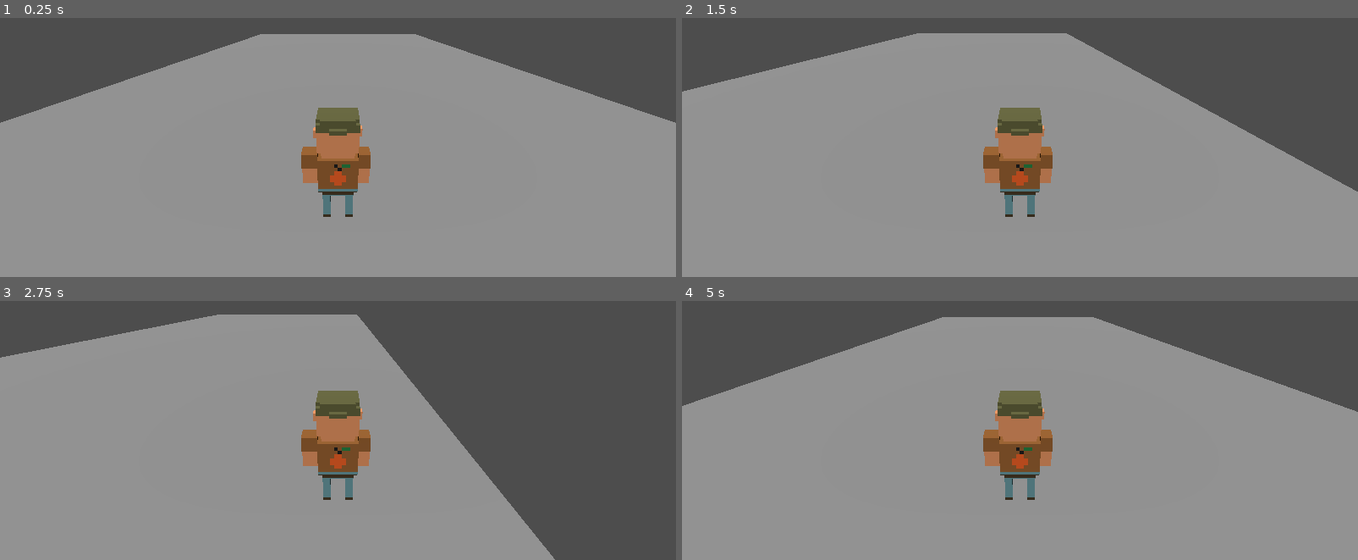
Above: before the commit, frames 1-4 (two rows, left to right).
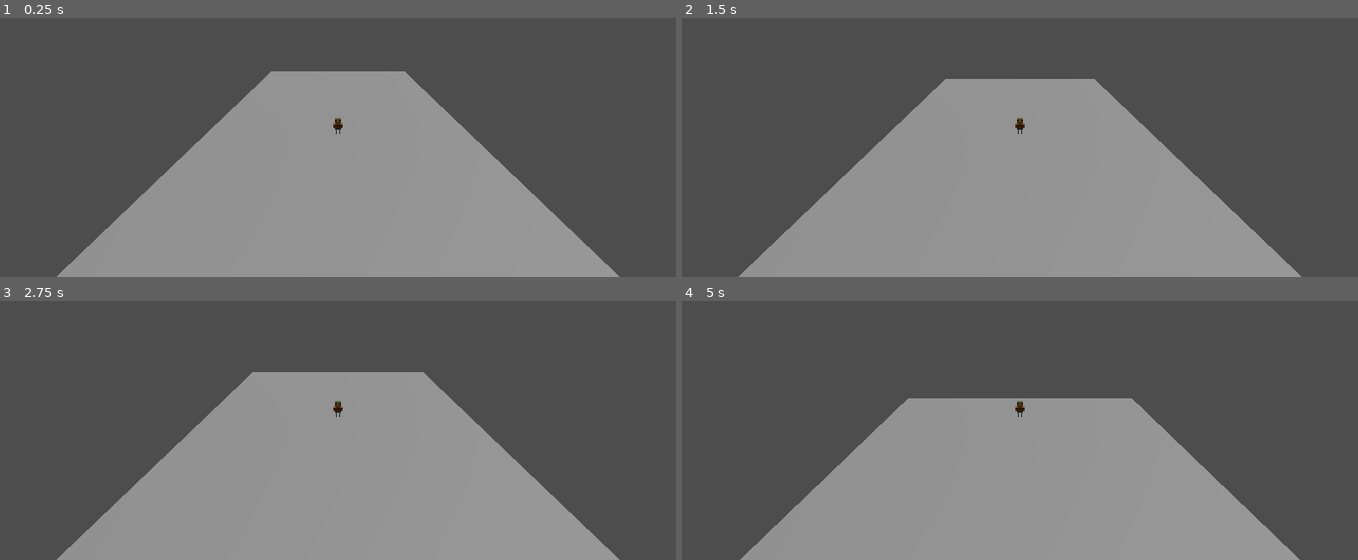
Above: after the commit, the same moments.

Repository: g-h-o-s-t-studio/across-the-roads
Game: Godot game, scene res://Levels/Main.tscn
The game is run twice, just before and just after one commit, with the same random seed, the same clock (stepped at 60 frames per second) and the same inputs. Before the commit the project starts from res://main.tscn.
Inputs:
- Up to frame 1 (0.25 s): no input
- Up to frame 2 (1.5 s): tap Enter (ui_accept) at 0.5, 0.6, 0.77, 1.07, 1.35 s; hold Right (ui_right) 0.53-1.28 s; hold Down (ui_down) from 1.28 s (still down)
- Up to frame 3 (2.75 s): tap Enter (ui_accept) at 1.52, 1.82, 2.1 s; release Down (ui_down) at 2.03 s; hold Right (ui_right) from 2.03 s (still down)
- Up to frame 4 (5 s): release Right (ui_right) at 2.78 s; hold Up (ui_up) 2.78-3.53 s; tap Enter (ui_accept) at 2.85, 3.02, 3.32, 3.6, 3.77, 4.07, 4.35, 4.52, 4.82 s; hold Left (ui_left) from 3.53 s (still down)

The runs differ from the first frame. In frame 1, 42% of the frame differs, in the area x 0-100%, y 6-100%; in frame 2, 40%; in frame 3, 34%; in frame 4, 46%.

Commit message:
Add base obstacle spawn

Diff:
--- a/main.tscn
+++ b/Levels/Main.tscn
@@ -1,16 +1,18 @@
 [gd_scene load_steps=5 format=3 uid="uid://cec7tspm3fdrq"]
 
-[ext_resource type="PackedScene" uid="uid://dh1bb3th24xv" path="res://Player.tscn" id="1_fqh7r"]
+[ext_resource type="PackedScene" uid="uid://dh1bb3th24xv" path="res://Levels/Player.tscn" id="1_nf7dx"]
 
 [sub_resource type="BoxShape3D" id="BoxShape3D_s6j48"]
-size = Vector3(30, 0, 60)
+size = Vector3(60, 0, 30)
 
 [sub_resource type="PlaneMesh" id="PlaneMesh_xf748"]
-size = Vector2(20, 60)
+size = Vector2(60, 30)
 
 [sub_resource type="Environment" id="Environment_rdvni"]
 
 [node name="Main" type="Node"]
+
+[node name="ObstaclesZone" type="Node3D" parent="."]
 
 [node name="Ground" type="StaticBody3D" parent="."]
 
@@ -20,7 +22,8 @@
 [node name="MeshInstance3D" type="MeshInstance3D" parent="Ground"]
 mesh = SubResource("PlaneMesh_xf748")
 
-[node name="CharacterBody3D" parent="." instance=ExtResource("1_fqh7r")]
+[node name="CharacterBody3D" parent="." instance=ExtResource("1_nf7dx")]
+transform = Transform3D(-4.37114e-08, 0, -1, 0, 1, 0, 1, 0, -4.37114e-08, 0, 0, 0)
 
 [node name="DirectionalLight3D" type="DirectionalLight3D" parent="."]
 transform = Transform3D(1, 0, 0, 0, 0.411546, 0.911389, 0, -0.911389, 0.411546, 0, 7.92292, 26.4063)
--- /dev/null
+++ b/Levels/Obstacles/Rectangle1.tscn
@@ -0,0 +1,18 @@
+[gd_scene load_steps=3 format=3 uid="uid://b2tmbr2nfwyby"]
+
+[sub_resource type="BoxShape3D" id="BoxShape3D_p45tw"]
+size = Vector3(1, 1, 10)
+
+[sub_resource type="BoxMesh" id="BoxMesh_4dxuv"]
+size = Vector3(1, 1, 10)
+
+[node name="Rectangle1" type="StaticBody3D"]
+
+[node name="CollisionShape3D" type="CollisionShape3D" parent="."]
+transform = Transform3D(1, 0, 0, 0, 1, 0, 0, 0, 1, 0, 0.5, 0)
+shape = SubResource("BoxShape3D_p45tw")
+
+[node name="MeshInstance3D" type="MeshInstance3D" parent="."]
+transform = Transform3D(1, 0, 0, 0, 1, 0, 0, 0, 1, 0, 0.5, 0)
+mesh = SubResource("BoxMesh_4dxuv")
+skeleton = NodePath("")
--- /dev/null
+++ b/Levels/Obstacles/Square1.tscn
@@ -0,0 +1,15 @@
+[gd_scene load_steps=3 format=3 uid="uid://b85pbgrla1g8w"]
+
+[sub_resource type="BoxShape3D" id="BoxShape3D_477g2"]
+
+[sub_resource type="BoxMesh" id="BoxMesh_0cfe6"]
+
+[node name="Square1" type="StaticBody3D"]
+
+[node name="CollisionShape3D" type="CollisionShape3D" parent="."]
+transform = Transform3D(1, 0, 0, 0, 1, 0, 0, 0, 1, 0, 0.5, 0)
+shape = SubResource("BoxShape3D_477g2")
+
+[node name="MeshInstance3D" type="MeshInstance3D" parent="."]
+transform = Transform3D(1, 0, 0, 0, 1, 0, 0, 0, 1, 0, 0.5, 0)
+mesh = SubResource("BoxMesh_0cfe6")
--- a/player.tscn
+++ b/Levels/Player.tscn
@@ -1,7 +1,7 @@
 [gd_scene load_steps=4 format=3 uid="uid://dh1bb3th24xv"]
 
-[ext_resource type="Script" path="res://Player.gd" id="1_4rpfs"]
-[ext_resource type="PackedScene" uid="uid://ddybcft6ywi5w" path="res://charater_1.glb" id="2_77ssk"]
+[ext_resource type="Script" path="res://Scripts/Player.gd" id="1_4rpfs"]
+[ext_resource type="PackedScene" uid="uid://ddybcft6ywi5w" path="res://Models/Characters/charater_1.glb" id="2_4wb72"]
 
 [sub_resource type="CapsuleShape3D" id="CapsuleShape3D_ytx2b"]
 
@@ -14,10 +14,8 @@
 
 [node name="Pivot" type="Node3D" parent="."]
 
-[node name="charater_1" parent="Pivot" instance=ExtResource("2_77ssk")]
+[node name="charater_1" parent="Pivot" instance=ExtResource("2_4wb72")]
 transform = Transform3D(-0.6, 0, -5.24537e-08, 0, 0.6, 0, 5.24537e-08, 0, -0.6, 0, 0, 0)
 
-[node name="SpringArm3D" type="SpringArm3D" parent="."]
-
 [node name="Camera3D" type="Camera3D" parent="."]
-transform = Transform3D(1, 0, 0, 0, 0.952661, 0.304033, 0, -0.304033, 0.952661, 0, 3.24008, 3.28559)
+transform = Transform3D(1, 0, 0, 0, 0.952662, 0.304033, 0, -0.304033, 0.952662, 0, 13.6313, 25.3516)
--- /dev/null
+++ b/Levels/Shared/Piece.tscn
@@ -0,0 +1,22 @@
+[gd_scene load_steps=5 format=3 uid="uid://c6vwsgk1hliex"]
+
+[ext_resource type="Script" path="res://Scripts/Piece.gd" id="1_nx7ui"]
+
+[sub_resource type="StandardMaterial3D" id="StandardMaterial3D_ehb72"]
+
+[sub_resource type="PlaneMesh" id="PlaneMesh_77md0"]
+material = SubResource("StandardMaterial3D_ehb72")
+size = Vector2(20, 20)
+
+[sub_resource type="BoxShape3D" id="BoxShape3D_w1t44"]
+size = Vector3(20, 0, 20)
+
+[node name="Piece" type="StaticBody3D"]
+script = ExtResource("1_nx7ui")
+
+[node name="MeshInstance3D" type="MeshInstance3D" parent="."]
+mesh = SubResource("PlaneMesh_77md0")
+skeleton = NodePath("")
+
+[node name="CollisionShape3D" type="CollisionShape3D" parent="."]
+shape = SubResource("BoxShape3D_w1t44")
--- a/Player.gd
+++ /dev/null
@@ -1,26 +0,0 @@
-extends CharacterBody3D
-
-
-const SPEED = 5.0
-const JUMP_VELOCITY = 4.5
-
-var gravity = ProjectSettings.get_setting("physics/3d/default_gravity")
-
-
-func _physics_process(delta):
-	if not is_on_floor():
-		velocity.y -= gravity * delta
-
-	if Input.is_action_just_pressed("ui_accept") and is_on_floor():
-		velocity.y = JUMP_VELOCITY
-
-	var input_dir = Input.get_vector("ui_left", "ui_right", "ui_up", "ui_down")
-	var direction = (transform.basis * Vector3(input_dir.x, 0, input_dir.y)).normalized()
-	if direction:
-		velocity.x = direction.x * SPEED
-		velocity.z = direction.z * SPEED
-	else:
-		velocity.x = move_toward(velocity.x, 0, SPEED)
-		velocity.z = move_toward(velocity.z, 0, SPEED)
-
-	move_and_slide()
--- /dev/null
+++ b/Scripts/ObstaclesGeneration.gd
@@ -0,0 +1,11 @@
+extends StaticBody3D
+
+
+# Called when the node enters the scene tree for the first time.
+func _ready():
+	pass # Replace with function body.
+
+
+# Called every frame. 'delta' is the elapsed time since the previous frame.
+func _process(delta):
+	pass
--- /dev/null
+++ b/Scripts/Piece.gd
@@ -0,0 +1,41 @@
+extends StaticBody3D
+
+const OBSTACLES = [
+	preload("res://Levels/Obstacles/Square1.tscn"),
+	preload("res://Levels/Obstacles/Rectangle1.tscn")
+]
+const SPAWN_DISTANCE = 20
+const OBSTACLE_SPEED = 5
+
+#func _ready():
+	#var right = Node.new()
+	#var left = Node.new()
+	#right.name = "RightToLeftObs"
+	#left.name = "LeftToRightObs"
+	#add_child(right)
+	#add_child(left)
+
+func spawn_obstacles():
+	for obs in OBSTACLES:
+		obs = obs.instantiate()
+		obs.position.x = randf_range(SPAWN_DISTANCE, SPAWN_DISTANCE * 2)
+		if randi() % 2 == 0:
+			$RightToLeftObs.add_child(obs)
+		else:
+			$LeftToRightObs.add_child(obs)
+
+
+func determine_obstacle(obstacle):
+	if abs(obstacle.position.z) > 20:
+			obstacle.queue_free()
+
+
+func _process(delta):
+	spawn_obstacles()
+	for obs in $RightToLeftObs.get_children():
+		obs.position.z += OBSTACLE_SPEED * delta
+		determine_obstacle(obs)
+
+	for obs in $LeftToRightObs.get_children():
+		obs.position.z -= OBSTACLE_SPEED * delta
+		determine_obstacle(obs)
--- /dev/null
+++ b/Scripts/Player.gd
@@ -0,0 +1,27 @@
+extends CharacterBody3D
+
+
+const SPEED = 5.0
+const JUMP_VELOCITY = 4.5
+
+var gravity = ProjectSettings.get_setting("physics/3d/default_gravity")
+
+
+func _physics_process(delta):
+	if not is_on_floor():
+		velocity.y -= gravity * delta
+
+	if Input.is_action_just_pressed("ui_accept") and is_on_floor():
+		velocity.y = JUMP_VELOCITY
+
+	position.x += SPEED * delta
+	#var input_dir = Input.get_vector("ui_left", "ui_right", "ui_up", "ui_down")
+	#var direction = (transform.basis * Vector3(input_dir.x, 0, input_dir.y)).normalized()
+	#if direction:
+		#velocity.x = direction.x * SPEED
+		#velocity.z = direction.z * SPEED
+	#else:
+		#velocity.x = move_toward(velocity.x, 0, SPEED)
+		#velocity.z = move_toward(velocity.z, 0, SPEED)
+
+	move_and_slide()
--- a/project.godot
+++ b/project.godot
@@ -11,46 +11,9 @@
 [application]
 
 config/name="Across-the-roads"
-run/main_scene="res://Main.tscn"
+run/main_scene="res://Levels/Main.tscn"
 config/features=PackedStringArray("4.2", "Mobile")
 config/icon="res://icon.svg"
-
-[input]
-
-move_left={
-"deadzone": 0.5,
-"events": [Object(InputEventKey,"resource_local_to_scene":false,"resource_name":"","device":0,"window_id":0,"alt_pressed":false,"shift_pressed":false,"ctrl_pressed":false,"meta_pressed":false,"pressed":false,"keycode":0,"physical_keycode":4194319,"key_label":0,"unicode":0,"echo":false,"script":null)
-, Object(InputEventKey,"resource_local_to_scene":false,"resource_name":"","device":-1,"window_id":0,"alt_pressed":false,"shift_pressed":false,"ctrl_pressed":false,"meta_pressed":false,"pressed":false,"keycode":0,"physical_keycode":65,"key_label":0,"unicode":97,"echo":false,"script":null)
-, Object(InputEventJoypadMotion,"resource_local_to_scene":false,"resource_name":"","device":-1,"axis":0,"axis_value":-1.0,"script":null)
-]
-}
-move_right={
-"deadzone": 0.5,
-"events": [Object(InputEventKey,"resource_local_to_scene":false,"resource_name":"","device":0,"window_id":0,"alt_pressed":false,"shift_pressed":false,"ctrl_pressed":false,"meta_pressed":false,"pressed":false,"keycode":0,"physical_keycode":4194321,"key_label":0,"unicode":0,"echo":false,"script":null)
-, Object(InputEventKey,"resource_local_to_scene":false,"resource_name":"","device":-1,"window_id":0,"alt_pressed":false,"shift_pressed":false,"ctrl_pressed":false,"meta_pressed":false,"pressed":false,"keycode":0,"physical_keycode":68,"key_label":0,"unicode":100,"echo":false,"script":null)
-, Object(InputEventJoypadMotion,"resource_local_to_scene":false,"resource_name":"","device":-1,"axis":0,"axis_value":1.0,"script":null)
-]
-}
-move_forward={
-"deadzone": 0.5,
-"events": [Object(InputEventKey,"resource_local_to_scene":false,"resource_name":"","device":0,"window_id":0,"alt_pressed":false,"shift_pressed":false,"ctrl_pressed":false,"meta_pressed":false,"pressed":false,"keycode":0,"physical_keycode":4194320,"key_label":0,"unicode":0,"echo":false,"script":null)
-, Object(InputEventKey,"resource_local_to_scene":false,"resource_name":"","device":-1,"window_id":0,"alt_pressed":false,"shift_pressed":false,"ctrl_pressed":false,"meta_pressed":false,"pressed":false,"keycode":0,"physical_keycode":87,"key_label":0,"unicode":119,"echo":false,"script":null)
-, Object(InputEventJoypadMotion,"resource_local_to_scene":false,"resource_name":"","device":-1,"axis":1,"axis_value":-1.0,"script":null)
-]
-}
-move_back={
-"deadzone": 0.5,
-"events": [Object(InputEventKey,"resource_local_to_scene":false,"resource_name":"","device":0,"window_id":0,"alt_pressed":false,"shift_pressed":false,"ctrl_pressed":false,"meta_pressed":false,"pressed":false,"keycode":0,"physical_keycode":4194376,"key_label":0,"unicode":0,"echo":false,"script":null)
-, Object(InputEventKey,"resource_local_to_scene":false,"resource_name":"","device":-1,"window_id":0,"alt_pressed":false,"shift_pressed":false,"ctrl_pressed":false,"meta_pressed":false,"pressed":false,"keycode":0,"physical_keycode":83,"key_label":0,"unicode":115,"echo":false,"script":null)
-, Object(InputEventJoypadMotion,"resource_local_to_scene":false,"resource_name":"","device":-1,"axis":1,"axis_value":1.0,"script":null)
-]
-}
-jump={
-"deadzone": 0.5,
-"events": [Object(InputEventKey,"resource_local_to_scene":false,"resource_name":"","device":-1,"window_id":0,"alt_pressed":false,"shift_pressed":false,"ctrl_pressed":false,"meta_pressed":false,"pressed":false,"keycode":0,"physical_keycode":32,"key_label":0,"unicode":32,"echo":false,"script":null)
-, Object(InputEventJoypadButton,"resource_local_to_scene":false,"resource_name":"","device":-1,"button_index":0,"pressure":0.0,"pressed":false,"script":null)
-]
-}
 
 [rendering]
 
Renamed: charater_1.glb -> Models/Characters/charater_1.glb
Not shown, changed: Models/Characters/charater_1.glb.import
Renamed: charater_1_character_texture.png -> Models/Characters/charater_1_character_texture.png
Not shown, changed: Models/Characters/charater_1_character_texture.png.import
Not shown, added: Levels/MaiE2D8.tmp
